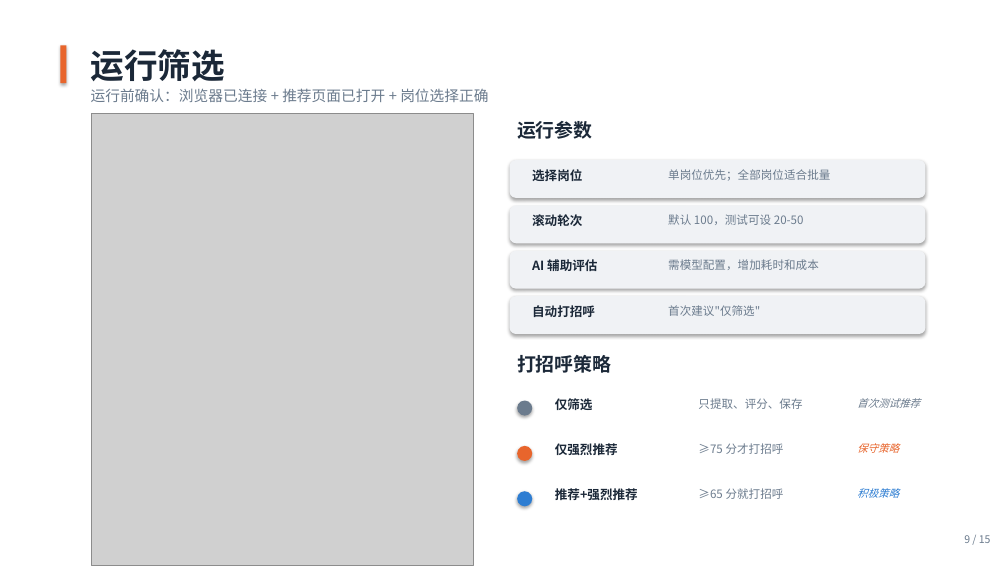
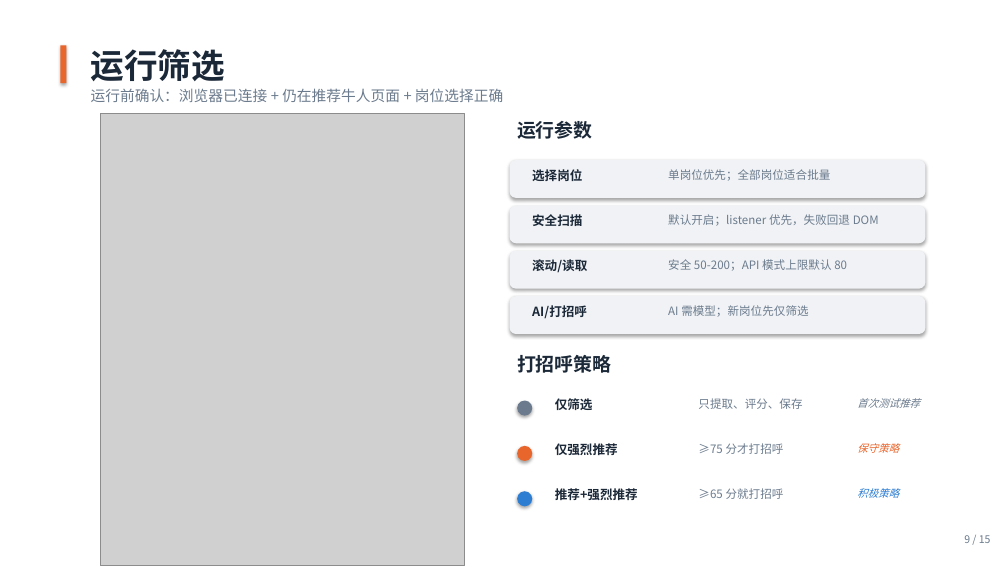
Before and after one commit to chenjinbo1991/boss-resume-filter, a slide deck: slide 9 of docs/BOSS招聘系统操作指南.pptx. Drawn at 1008x567 pixels with LibreOffice and Linux fonts; fonts in the diff are those of the drawing; grey boxes stand for pictures. Boxes give left, top, right and bottom in pixels: in the first picture for what was removed or moved away, otherwise in the second. Text is boxed around its words. In the diff, an @@ line names an element or a change of style, - is before the commit and + after.

Commit message:
文档同步：记录 BOSS 直聘 srcdoc iframe 架构约束
核心发现：
- BOSS 直聘推荐页使用 srcdoc iframe 而非 src URL
- iframe.run_js('return location.href') 始终返回 about:srcdoc
- 导致 API 监听和直调均无效，只能使用 DOM 滚动提取

文档更新：
- CLAUDE.md/AGENTS.md: 更新反爬对抗和候选人提取章节，明确 srcdoc 约束
- 新增记忆文件 boss-srcdoc-architecture.md 记录架构约束和验证方法
- MEMORY.md: 索引新增记忆文件

代码变更：
- bossmaster.py: 添加诊断日志，优化刷新等待逻辑（轮询检查 iframe 内容就绪）
- gui_main.py: 拆分 notice_callback 为阻塞/非阻塞两个回调
- tests: 更新测试用例以适配新的回调机制

```diff
--- a/docs/BOSS招聘系统操作指南.pptx
+++ b/docs/BOSS招聘系统操作指南.pptx
@@ text at (x1=91, y1=88, x2=503, y2=102): text changed @@
-运行前确认：浏览器已连接 + 推荐页面已打开 + 岗位选择正确
+运行前确认：浏览器已连接 + 仍在推荐牛人页面 + 岗位选择正确
@@ picture resized from (x1=91, y1=113, x2=473, y2=566) to (x1=100, y1=113, x2=464, y2=566) @@
@@ text at (x1=532, y1=214, x2=582, y2=226): text changed @@
-滚动轮次
+安全扫描
@@ text at (x1=668, y1=214, x2=879, y2=226): text changed @@
-默认 100，测试可设 20-50
+默认开启；listener 优先，失败回退 DOM
@@ text at (x1=532, y1=259, x2=587, y2=272): text changed @@
-AI 辅助评估
+滚动/读取
@@ text at (x1=668, y1=259, x2=847, y2=271): text changed @@
-需模型配置，增加耗时和成本
+安全 50-200；API 模式上限默认 80
@@ text at (x1=532, y1=305, x2=587, y2=319): text changed @@
-自动打招呼
+AI/打招呼
@@ text at (x1=668, y1=305, x2=808, y2=317): text changed @@
-首次建议"仅筛选"
+AI 需模型；新岗位先仅筛选
```
Also in this commit, not shown: 13 other slides changed, 16 other files.
